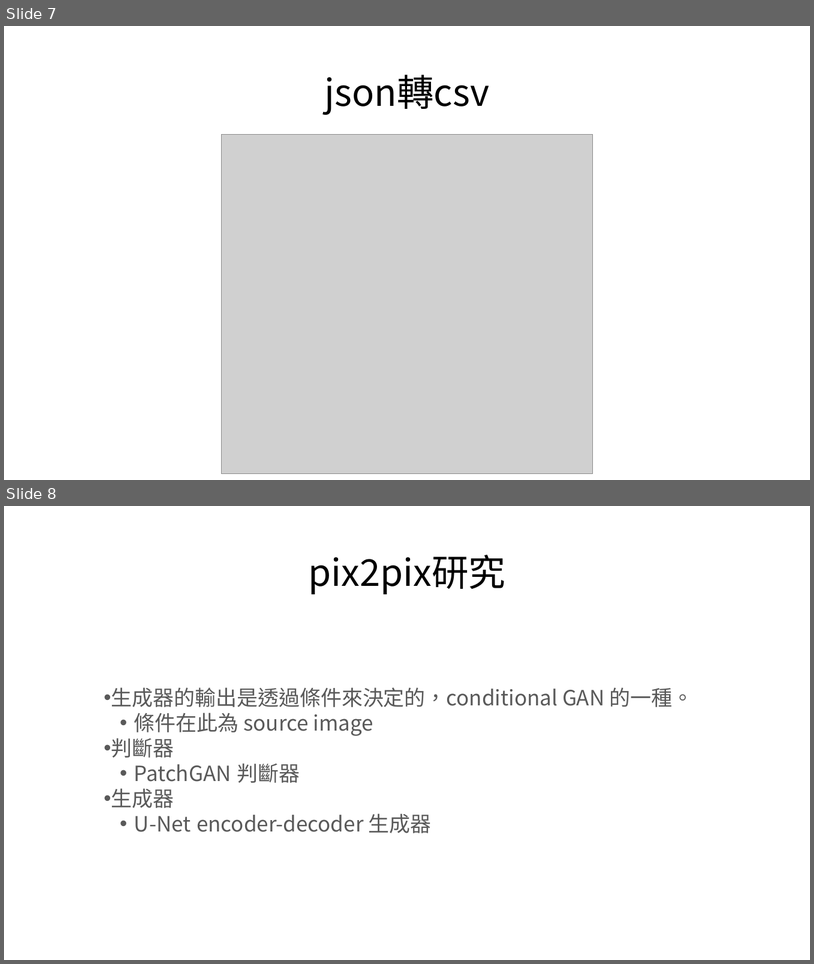
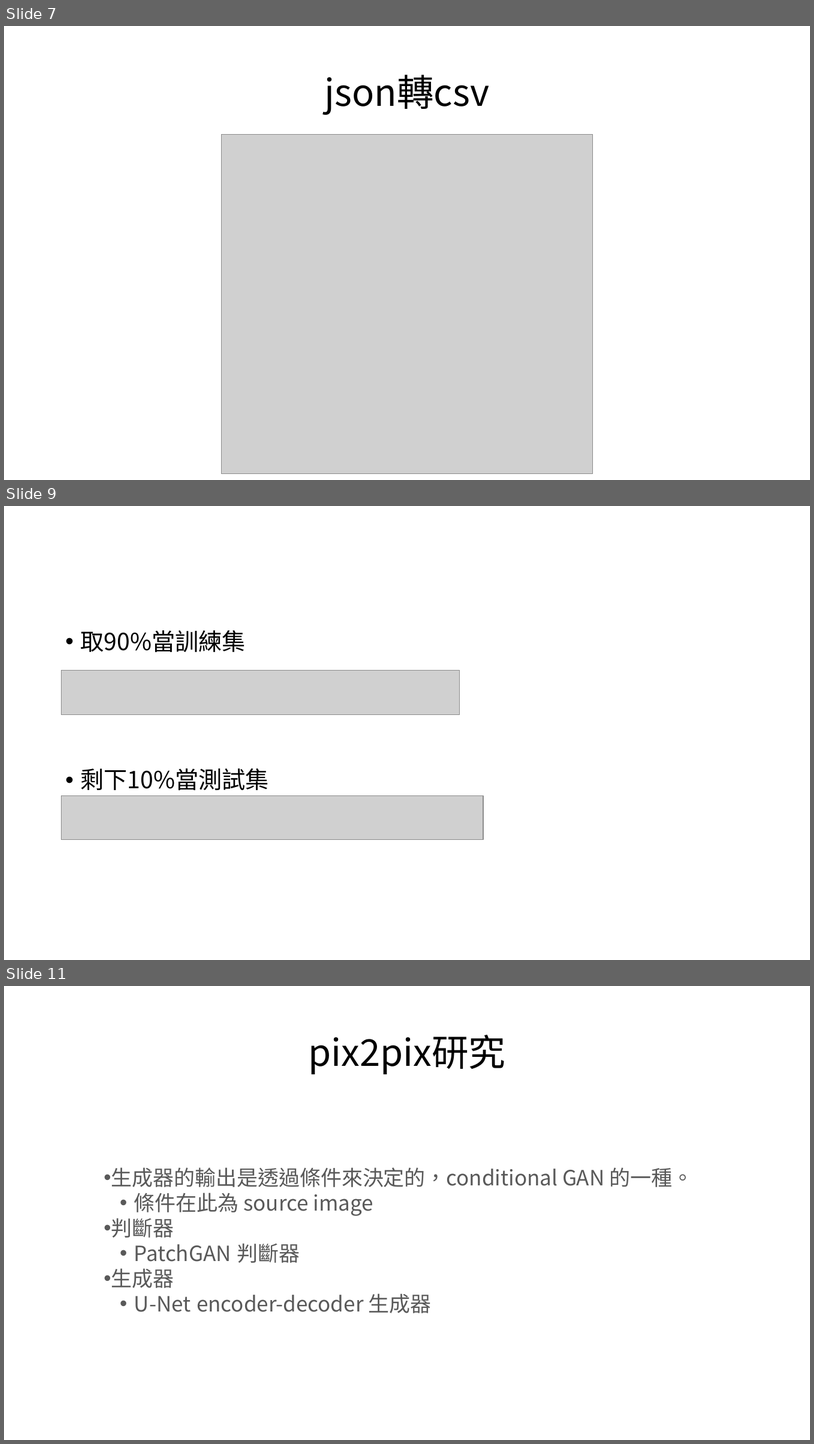
Before and after one commit to mizulun/seatpose-system, a slide deck: week21進度報告.pptx. Shown one above the other, each under a label of ours: slides 7 and 8 before the commit, slides 7, 9 and 11 after it; the slides between them are not shown. The pictures are 814x964 and 814x1444 pixels, drawn with LibreOffice and Linux fonts; fonts in the diff are those of the drawing; grey boxes stand for pictures. Boxes give left, top, right and bottom in pixels: in the first picture for what was removed or moved away, otherwise in the second. Text is boxed around its words. In the diff, an @@ line names an element or a change of style, - is before the commit and + after.

```diff
--- a/week21進度報告.pptx
+++ b/week21進度報告.pptx
@@ slide 9 added at (4,506,810,960), background #FFFFFF @@
@@ text added at (81,630,269,790), 28 pt, text #000000 @@
+• 取90%當訓練集
+• 剩下10%當測試集
@@ picture added at (62,670,459,715) @@
@@ picture added at (62,795,484,840) @@
@@ what was slide 8 is now slide 11 @@
```
Also in this commit, not shown: 1 slide changed, 2 other slides added.
